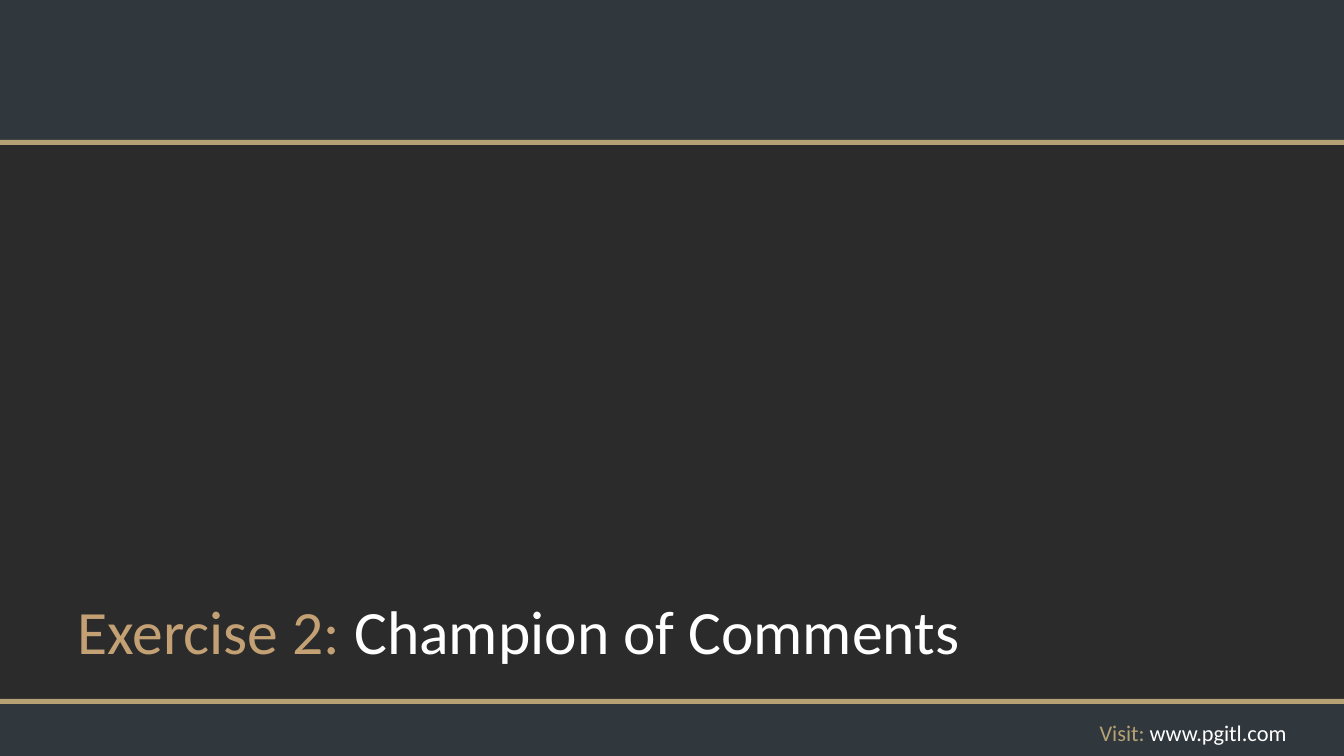
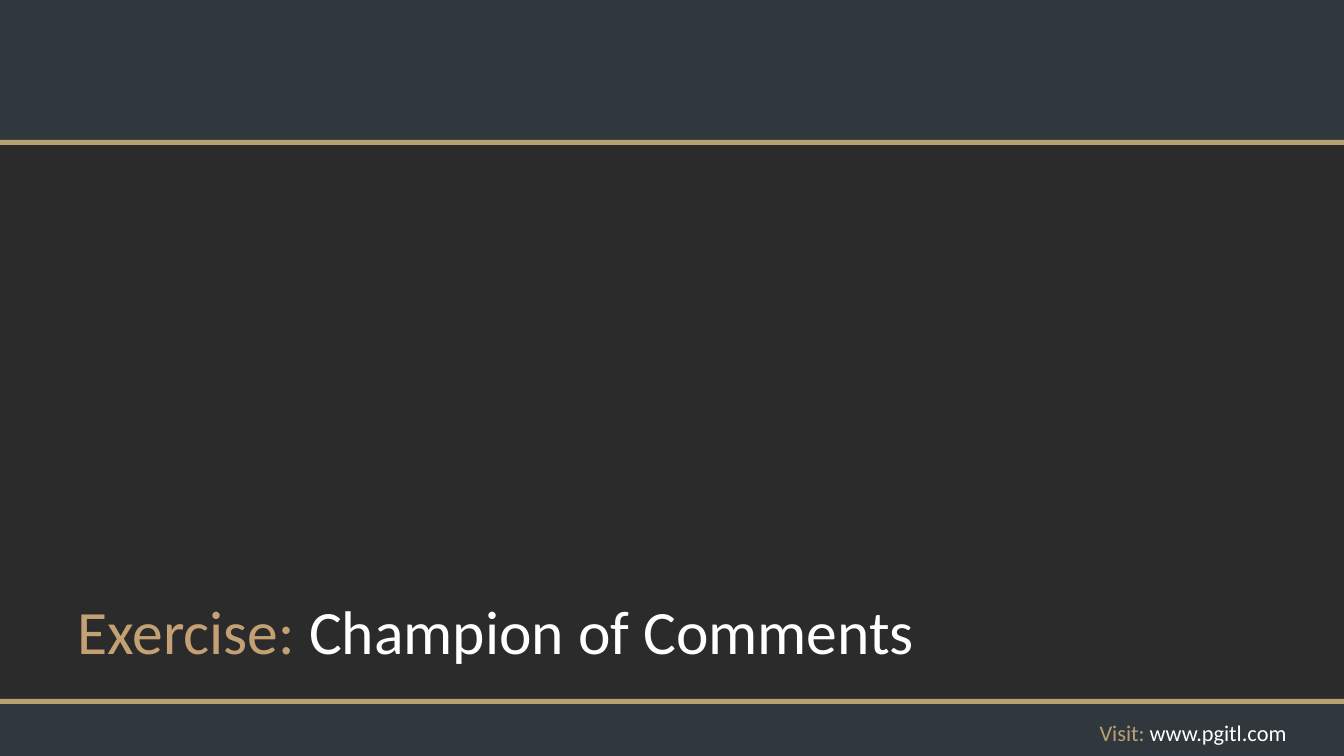
Before and after one commit to rikkouri/project-a, a slide deck: slide 34 of Programming Foundations.pptx. Drawn at 1344x756 pixels with LibreOffice and Linux fonts; fonts in the diff are those of the drawing; background and template pictures are left out; a plain dark background stands for a picture behind light text. Boxes give left, top, right and bottom in pixels: in the first picture for what was removed or moved away, otherwise in the second. Text is boxed around its words. In the diff, an @@ line names an element or a change of style, - is before the commit and + after.

```diff
--- a/Programming Foundations.pptx
+++ b/Programming Foundations.pptx
@@ title at [77, 611, 914, 664]: text changed @@
-Exercise 2: Champion of Comments
+Exercise: Champion of Comments
```
Also in this commit, not shown: 14 slides added.
